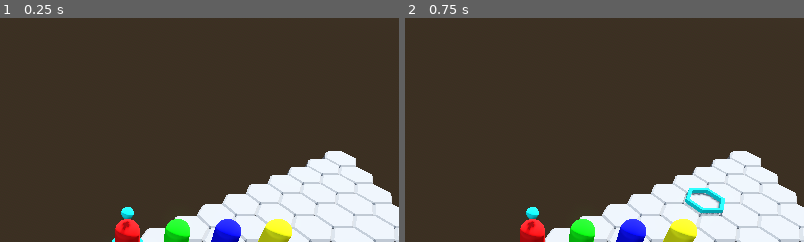
Above: before the commit, frames 1-2 (left to right).
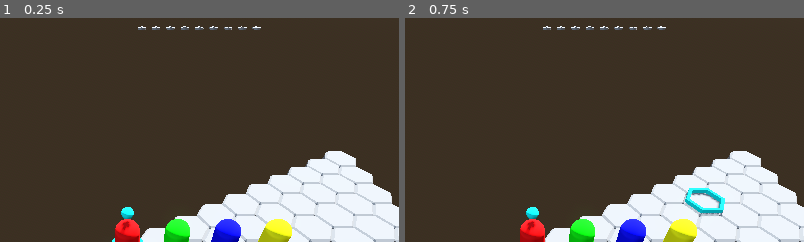
Above: after the commit, the same moments.

Repository: GuSoder/mini-turn-client
Game: Godot game, scene res://scenes/client1.tscn
Two runs of this game, one before a commit and one after it. Both use one fixed random seed, a clock stepped at 60 frames per second and the inputs below. This scene is started directly instead of the project's main scene.
Inputs (mouse positions are % of the whole screen's width and height, from its top left):
- Up to frame 1 (0.25 s): no input
- Up to frame 2 (0.75 s): tap Enter at 0.5, 0.6 s; move the mouse to (72, 45) at 0.52 s; click (72, 45) at 0.67 s
The pictures show only the part of the screen within x 34-84%, y 4-54%; the shares and areas given below are measured in that part.

The runs differ from the first frame. In frame 1, 0.3% of the frame differs, in the area x 34-66%, y 3-6%; in frame 2, 0.3%.

Commit message:
path marker icons and fixes

Diff:
--- a/scenes/client1.tscn
+++ b/scenes/client1.tscn
@@ -1,10 +1,11 @@
-[gd_scene load_steps=8 format=3 uid="uid://v3khqkfoffuc"]
+[gd_scene load_steps=9 format=3 uid="uid://v3khqkfoffuc"]
 
 [ext_resource type="Script" uid="uid://c0qnnn2aga361" path="res://scripts/client.gd" id="1_2oaby"]
 [ext_resource type="PackedScene" uid="uid://bve05q6f20fac" path="res://scenes/grid.tscn" id="2_b23ep"]
 [ext_resource type="PackedScene" uid="uid://cusvek01dh7yc" path="res://scenes/players.tscn" id="3_7sc05"]
 [ext_resource type="PackedScene" uid="uid://ck4q5unpj0kjx" path="res://scenes/rendering.tscn" id="4_7sc05"]
 [ext_resource type="ArrayMesh" uid="uid://qbqk318i3m7o" path="res://objects/hex_ring.obj" id="5_k0yc7"]
+[ext_resource type="PackedScene" uid="uid://bvmh7roeorrfe" path="res://scenes/path_markers.tscn" id="5_lvfkg"]
 [ext_resource type="Material" uid="uid://dfo6ed0j18ikt" path="res://materials/light_blue.tres" id="5_o2qwl"]
 [ext_resource type="ArrayMesh" uid="uid://flyknjrhi1lm" path="res://objects/dot_above.obj" id="7_x0tw4"]
 
@@ -16,6 +17,8 @@
 [node name="Players" parent="." instance=ExtResource("3_7sc05")]
 
 [node name="Rendering" parent="." instance=ExtResource("4_7sc05")]
+
+[node name="PathMarkers" parent="." instance=ExtResource("5_lvfkg")]
 
 [node name="HoverMark" type="MeshInstance3D" parent="."]
 material_override = ExtResource("5_o2qwl")
--- a/scenes/client2.tscn
+++ b/scenes/client2.tscn
@@ -1,10 +1,11 @@
-[gd_scene load_steps=8 format=3 uid="uid://cqoi8xafbf0la"]
+[gd_scene load_steps=9 format=3 uid="uid://cqoi8xafbf0la"]
 
 [ext_resource type="Script" uid="uid://c0qnnn2aga361" path="res://scripts/client.gd" id="1_uj3pq"]
 [ext_resource type="PackedScene" uid="uid://bve05q6f20fac" path="res://scenes/grid.tscn" id="2_x1b1h"]
 [ext_resource type="PackedScene" uid="uid://cusvek01dh7yc" path="res://scenes/players.tscn" id="3_iwwvi"]
 [ext_resource type="PackedScene" uid="uid://ck4q5unpj0kjx" path="res://scenes/rendering.tscn" id="4_x1b1h"]
 [ext_resource type="Material" uid="uid://dfo6ed0j18ikt" path="res://materials/light_blue.tres" id="5_7q5pk"]
+[ext_resource type="PackedScene" uid="uid://bvmh7roeorrfe" path="res://scenes/path_markers.tscn" id="5_ifukb"]
 [ext_resource type="ArrayMesh" uid="uid://qbqk318i3m7o" path="res://objects/hex_ring.obj" id="6_5pwkw"]
 [ext_resource type="ArrayMesh" uid="uid://flyknjrhi1lm" path="res://objects/dot_above.obj" id="7_5pwkw"]
 
@@ -17,6 +18,8 @@
 [node name="Players" parent="." instance=ExtResource("3_iwwvi")]
 
 [node name="Rendering" parent="." instance=ExtResource("4_x1b1h")]
+
+[node name="PathMarkers" parent="." instance=ExtResource("5_ifukb")]
 
 [node name="HoverMark" type="MeshInstance3D" parent="."]
 material_override = ExtResource("5_7q5pk")
--- a/scenes/client3.tscn
+++ b/scenes/client3.tscn
@@ -1,10 +1,11 @@
-[gd_scene load_steps=8 format=3 uid="uid://bp3pg60u7q5ho"]
+[gd_scene load_steps=9 format=3 uid="uid://bp3pg60u7q5ho"]
 
 [ext_resource type="Script" uid="uid://c0qnnn2aga361" path="res://scripts/client.gd" id="1_80h0y"]
 [ext_resource type="PackedScene" uid="uid://bve05q6f20fac" path="res://scenes/grid.tscn" id="2_4m2cd"]
 [ext_resource type="PackedScene" uid="uid://cusvek01dh7yc" path="res://scenes/players.tscn" id="3_0t5m2"]
 [ext_resource type="PackedScene" uid="uid://ck4q5unpj0kjx" path="res://scenes/rendering.tscn" id="4_4m2cd"]
 [ext_resource type="Material" uid="uid://dfo6ed0j18ikt" path="res://materials/light_blue.tres" id="5_0lsi5"]
+[ext_resource type="PackedScene" uid="uid://bvmh7roeorrfe" path="res://scenes/path_markers.tscn" id="5_g2s5e"]
 [ext_resource type="ArrayMesh" uid="uid://qbqk318i3m7o" path="res://objects/hex_ring.obj" id="6_yohaj"]
 [ext_resource type="ArrayMesh" uid="uid://flyknjrhi1lm" path="res://objects/dot_above.obj" id="7_yohaj"]
 
@@ -17,6 +18,8 @@
 [node name="Players" parent="." instance=ExtResource("3_0t5m2")]
 
 [node name="Rendering" parent="." instance=ExtResource("4_4m2cd")]
+
+[node name="PathMarkers" parent="." instance=ExtResource("5_g2s5e")]
 
 [node name="HoverMark" type="MeshInstance3D" parent="."]
 material_override = ExtResource("5_0lsi5")
--- a/scenes/client4.tscn
+++ b/scenes/client4.tscn
@@ -1,9 +1,10 @@
-[gd_scene load_steps=8 format=3 uid="uid://cvbafb1qg6pnt"]
+[gd_scene load_steps=9 format=3 uid="uid://cvbafb1qg6pnt"]
 
 [ext_resource type="Script" uid="uid://c0qnnn2aga361" path="res://scripts/client.gd" id="1_4nosx"]
 [ext_resource type="PackedScene" uid="uid://bve05q6f20fac" path="res://scenes/grid.tscn" id="2_g72ii"]
 [ext_resource type="PackedScene" uid="uid://cusvek01dh7yc" path="res://scenes/players.tscn" id="3_jiwu0"]
 [ext_resource type="PackedScene" uid="uid://ck4q5unpj0kjx" path="res://scenes/rendering.tscn" id="4_g72ii"]
+[ext_resource type="PackedScene" uid="uid://bvmh7roeorrfe" path="res://scenes/path_markers.tscn" id="5_lln1p"]
 [ext_resource type="Material" uid="uid://dfo6ed0j18ikt" path="res://materials/light_blue.tres" id="5_rjf81"]
 [ext_resource type="ArrayMesh" uid="uid://qbqk318i3m7o" path="res://objects/hex_ring.obj" id="6_lj136"]
 [ext_resource type="ArrayMesh" uid="uid://flyknjrhi1lm" path="res://objects/dot_above.obj" id="7_lj136"]
@@ -17,6 +18,8 @@
 [node name="Players" parent="." instance=ExtResource("3_jiwu0")]
 
 [node name="Rendering" parent="." instance=ExtResource("4_g72ii")]
+
+[node name="PathMarkers" parent="." instance=ExtResource("5_lln1p")]
 
 [node name="HoverMark" type="MeshInstance3D" parent="."]
 material_override = ExtResource("5_rjf81")
--- /dev/null
+++ b/scenes/path_markers.tscn
@@ -0,0 +1,61 @@
+[gd_scene load_steps=10 format=3 uid="uid://bvmh7roeorrfe"]
+
+[ext_resource type="ArrayMesh" uid="uid://bkofaje0lc88i" path="res://objects/number_icons/1.obj" id="1_ln2o1"]
+[ext_resource type="ArrayMesh" uid="uid://560pdv6rsm7c" path="res://objects/number_icons/2.obj" id="2_g387c"]
+[ext_resource type="ArrayMesh" uid="uid://bhqqad0uggowq" path="res://objects/number_icons/3.obj" id="3_4fmv1"]
+[ext_resource type="ArrayMesh" uid="uid://de1ja77chlbsx" path="res://objects/number_icons/4.obj" id="4_aglwa"]
+[ext_resource type="ArrayMesh" uid="uid://dd4sm1eet3bcu" path="res://objects/number_icons/5.obj" id="5_xwk48"]
+[ext_resource type="ArrayMesh" uid="uid://dysp65mhgfc1t" path="res://objects/number_icons/6.obj" id="6_2c4lk"]
+[ext_resource type="ArrayMesh" uid="uid://dom1usqhi4w4s" path="res://objects/number_icons/7.obj" id="7_rm62s"]
+[ext_resource type="ArrayMesh" uid="uid://bdoq1d0dabd0r" path="res://objects/number_icons/8.obj" id="8_yjbfb"]
+[ext_resource type="ArrayMesh" uid="uid://b5mq73at4gmxh" path="res://objects/number_icons/9.obj" id="9_yjc7g"]
+
+[node name="PathMarkers" type="Node3D"]
+
+[node name="0" type="Node3D" parent="."]
+transform = Transform3D(1, 0, 0, 0, 1, 0, 0, 0, 1, 0, 0, -40)
+
+[node name="1" type="MeshInstance3D" parent="."]
+transform = Transform3D(1, 0, 0, 0, 1, 0, 0, 0, 1, 2, 0, -40)
+mesh = ExtResource("1_ln2o1")
+skeleton = NodePath("../..")
+
+[node name="2" type="MeshInstance3D" parent="."]
+transform = Transform3D(1, 0, 0, 0, 1, 0, 0, 0, 1, 4, 0, -40)
+mesh = ExtResource("2_g387c")
+skeleton = NodePath("../..")
+
+[node name="3" type="MeshInstance3D" parent="."]
+transform = Transform3D(1, 0, 0, 0, 1, 0, 0, 0, 1, 6, 0, -40)
+mesh = ExtResource("3_4fmv1")
+skeleton = NodePath("../..")
+
+[node name="4" type="MeshInstance3D" parent="."]
+transform = Transform3D(1, 0, 0, 0, 1, 0, 0, 0, 1, 8, 0, -40)
+mesh = ExtResource("4_aglwa")
+skeleton = NodePath("../..")
+
+[node name="5" type="MeshInstance3D" parent="."]
+transform = Transform3D(1, 0, 0, 0, 1, 0, 0, 0, 1, 10, 0, -40)
+mesh = ExtResource("5_xwk48")
+skeleton = NodePath("../..")
+
+[node name="6" type="MeshInstance3D" parent="."]
+transform = Transform3D(1, 0, 0, 0, 1, 0, 0, 0, 1, 12, 0, -40)
+mesh = ExtResource("6_2c4lk")
+skeleton = NodePath("../..")
+
+[node name="7" type="MeshInstance3D" parent="."]
+transform = Transform3D(1, 0, 0, 0, 1, 0, 0, 0, 1, 14, 0, -40)
+mesh = ExtResource("7_rm62s")
+skeleton = NodePath("../..")
+
+[node name="8" type="MeshInstance3D" parent="."]
+transform = Transform3D(1, 0, 0, 0, 1, 0, 0, 0, 1, 16, 0, -40)
+mesh = ExtResource("8_yjbfb")
+skeleton = NodePath("../..")
+
+[node name="9" type="MeshInstance3D" parent="."]
+transform = Transform3D(1, 0, 0, 0, 1, 0, 0, 0, 1, 18, 0, -40)
+mesh = ExtResource("9_yjc7g")
+skeleton = NodePath("../..")
--- a/scripts/client.gd
+++ b/scripts/client.gd
@@ -187,7 +187,7 @@
 				return hex_node.global_position
 
 	print("Could not find hex node for ", hex_pos)
-	return Vector3.ZERO
+	return Vector3.UP * 1000
 
 func update_player_position(player_index: int, state: Dictionary):
 	var pos = state.positions[player_index]
@@ -198,8 +198,7 @@
 	var player_node = players_node.get_child(player_index)
 	if player_node:
 		var hex_node_pos = get_hex_node_position(new_hex_pos)
-		if hex_node_pos != Vector3.ZERO:
-			player_node.position = hex_node_pos
+		player_node.position = hex_node_pos
 
 func update_turn_marker_position(state: Dictionary):
 	if not turn_marker_node or not "playerInTurn" in state or not "positions" in state:
@@ -211,5 +210,4 @@
 
 	# Position turn marker above the current player's hex
 	var hex_world_pos = get_hex_node_position(hex_pos)
-	if hex_world_pos != Vector3.ZERO:
-		turn_marker_node.position = hex_world_pos + Vector3(0, 2, 0)
+	turn_marker_node.position = hex_world_pos
Not shown, added: objects/number_icons/1.obj
Not shown, added: objects/number_icons/2.obj
Not shown, added: objects/number_icons/3.obj
Not shown, added: objects/number_icons/4.obj
Not shown, added: objects/number_icons/5.obj
Not shown, added: objects/number_icons/6.obj
Not shown, added: objects/number_icons/7.obj
Not shown, added: objects/number_icons/8.obj
Not shown, added: objects/number_icons/9.obj
